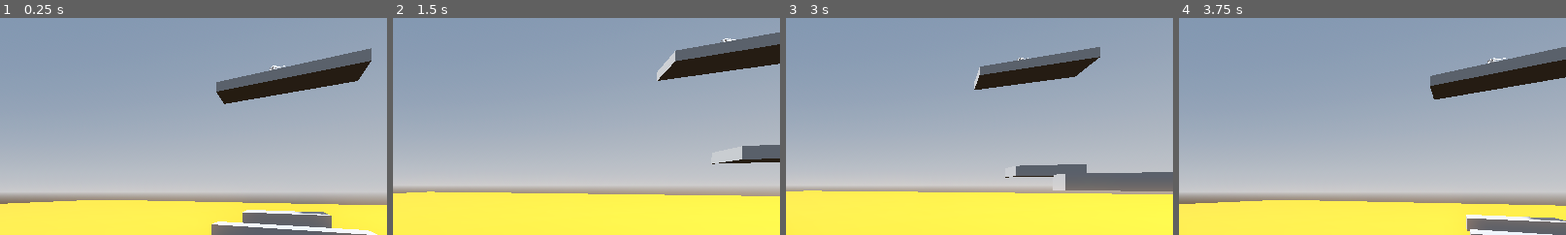
Above: before the commit, frames 1-4 (left to right).
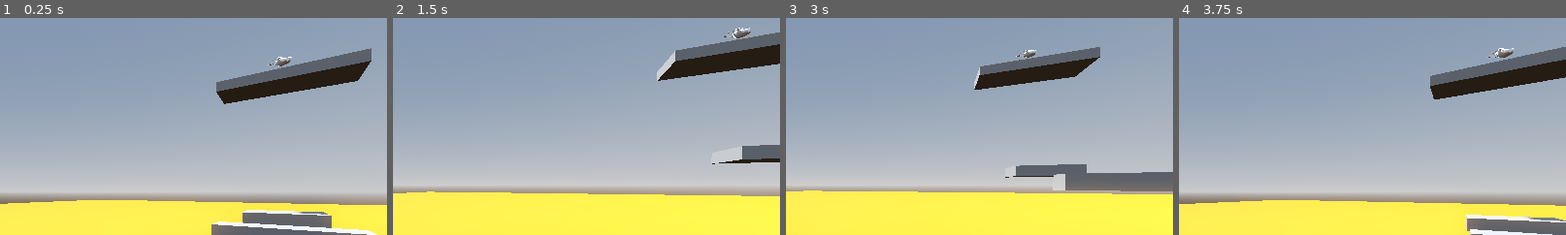
Above: after the commit, the same moments.

Repository: Sensei-whoop/Project-Daniel
Game: Godot game, scene res://Lvls/MovingPlatform.tscn
Two runs of this game, one before a commit and one after it. Both use one fixed random seed, a clock stepped at 60 frames per second and the inputs below. This scene is started directly instead of the project's main scene.
Inputs (mouse positions are % of the whole screen's width and height, from its top left):
- Up to frame 1 (0.25 s): no input
- Up to frame 2 (1.5 s): tap Enter (ui_accept) at 0.5, 0.77 s; move the mouse to (49, 52) at 0.52 s; hold Up (ui_up) from 0.53 s (still down); click (49, 52) at 0.6 s; move the mouse to (57, 51) at 1.27 s; click (57, 51) at 1.35 s
- Up to frame 3 (3 s): tap Enter (ui_accept) at 1.52 s; move the mouse to (42, 49) at 2.02 s; click (42, 49) at 2.1 s; move the mouse to (51, 50) at 2.77 s; release Up (ui_up) at 2.78 s; hold Left (ui_left) from 2.78 s (still down); click (51, 50) at 2.85 s
- Up to frame 4 (3.75 s): tap Enter (ui_accept) at 3.02 s; move the mouse to (46, 48) at 3.52 s; release Left (ui_left) at 3.53 s; hold Up (ui_up) from 3.53 s (still down); click (46, 48) at 3.6 s
The pictures show only the part of the screen within x 50-100%, y 10-60%; the shares and areas given below are measured in that part.

The runs differ from the first frame. In frame 1, 0.2% of the frame differs, in the area x 69-76%, y 17-25%; in frame 2, 0.2%, in the area x 84-93%, y 4-12%; in frame 3, 0.1%; in frame 4, 0.2%.

Commit message:
added ranged enemy

Diff:
--- a/Lvls/MovingPlatform.tscn
+++ b/Lvls/MovingPlatform.tscn
@@ -6,7 +6,7 @@
 [ext_resource type="Script" path="res://Scripts/moving_platform_x_direction.gd" id="3_etcho"]
 [ext_resource type="PackedScene" uid="uid://cyf88uaf00lc1" path="res://Other/camera_setup.tscn" id="5_np40y"]
 [ext_resource type="PackedScene" uid="uid://bdjircr84upqa" path="res://Other/death.tscn" id="6_ph7x3"]
-[ext_resource type="PackedScene" uid="uid://dg43ifv8ofbwb" path="res://Entities/enemy.tscn" id="8_5wkgr"]
+[ext_resource type="PackedScene" path="res://Entities/ranged_enemy.tscn" id="7_wyew6"]
 
 [sub_resource type="ProceduralSkyMaterial" id="ProceduralSkyMaterial_t62m2"]
 sky_horizon_color = Color(0.64625, 0.65575, 0.67075, 1)
@@ -117,9 +117,6 @@
 [node name="Death" parent="." instance=ExtResource("6_ph7x3")]
 transform = Transform3D(2.085, 0, 0, 0, 1, 0, 0, 0, 1, 0, -7.5, 0)
 
-[node name="Enemy" parent="." instance=ExtResource("8_5wkgr")]
-transform = Transform3D(1, 0, 0, 0, 1, 0, 0, 0, 1, 40.37, 15.443, -0.441326)
-
 [node name="CSGBox3D" type="CSGBox3D" parent="."]
 transform = Transform3D(5, 0, 0, 0, 1, 0, 0, 0, 5, 34.5, 0, 0)
 use_collision = true
@@ -130,4 +127,7 @@
 }
 autoplay = "RESET"
 
+[node name="Ranged Enemy" parent="." instance=ExtResource("7_wyew6")]
+transform = Transform3D(1, 0, 0, 0, 1, 0, 0, 0, 1, 39.4387, 15.8859, 0)
+
 [connection signal="player_fell" from="Death" to="." method="_on_death_player_fell"]
